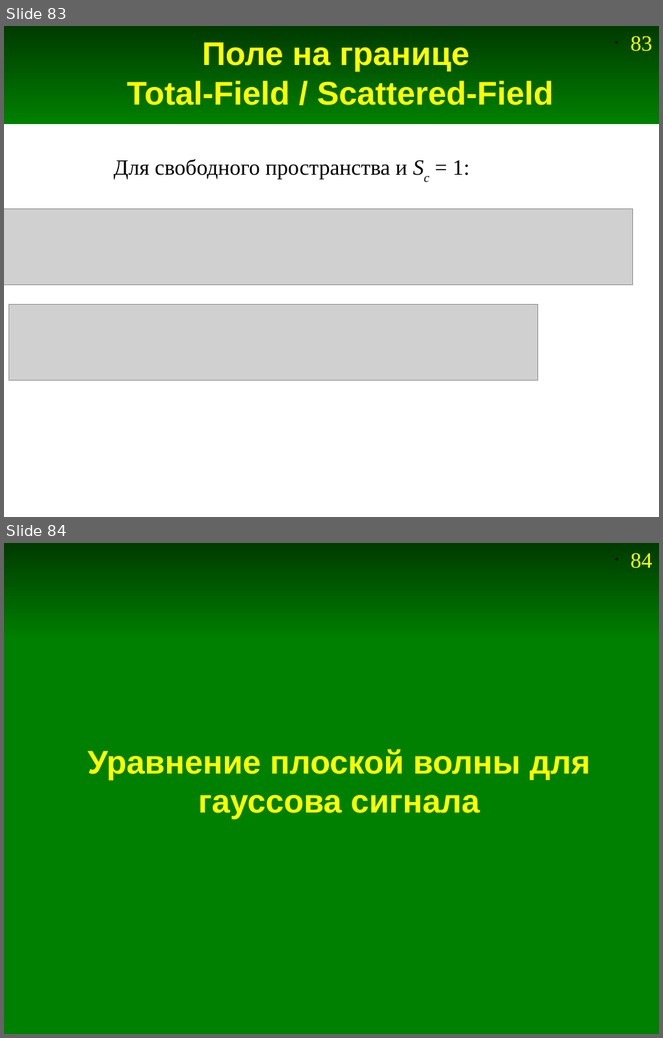
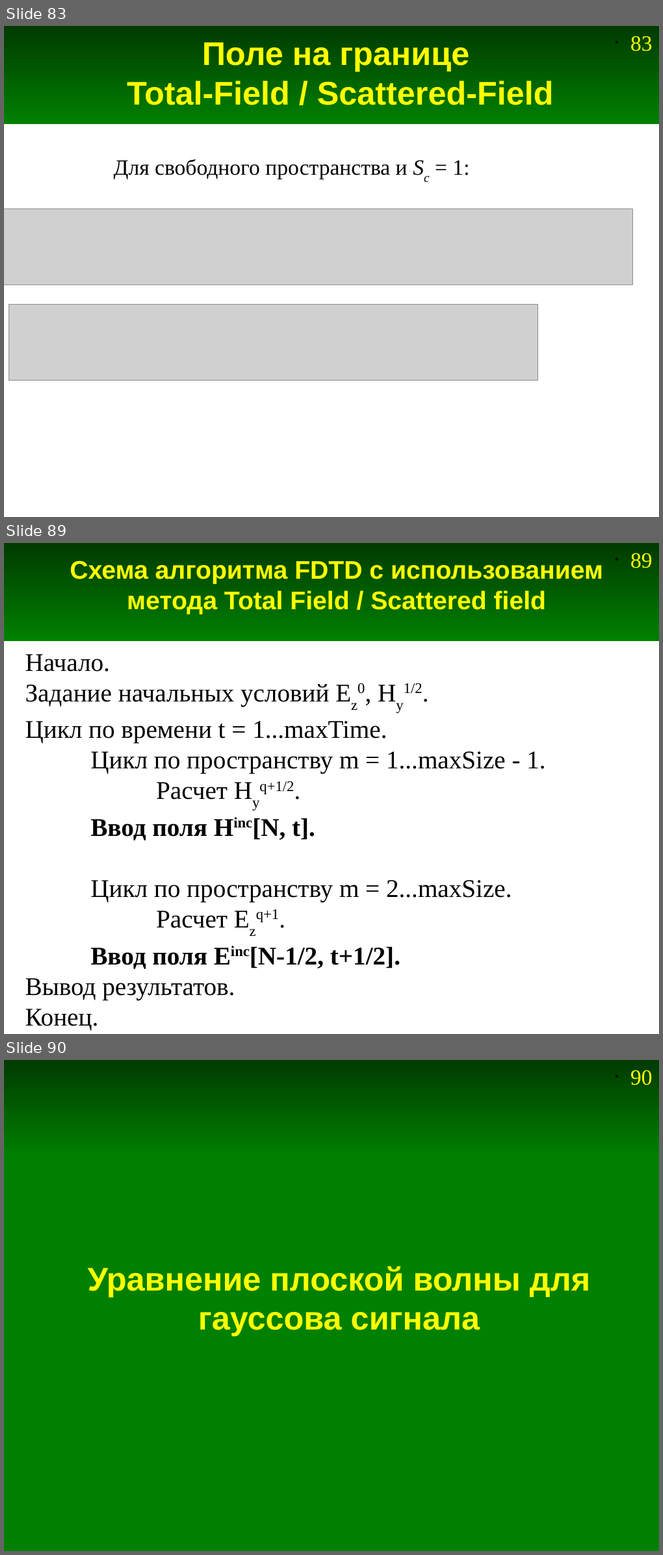
Before and after one commit to andris0147sv/modelling, a slide deck: presentations/2. FDTD.odp. Shown one above the other, each under a label of ours: slides 83 and 84 before the commit, slides 83, 89 and 90 after it; the slides between them are not shown. The pictures are 663x1038 and 663x1555 pixels, drawn with LibreOffice and Linux fonts; fonts in the diff are those of the drawing; grey boxes stand for pictures. Boxes give left, top, right and bottom in pixels: in the first picture for what was removed or moved away, otherwise in the second. Text is boxed around its words. In the diff, an @@ line names an element or a change of style, - is before the commit and + after.

```diff
--- a/presentations/2. FDTD.odp
+++ b/presentations/2. FDTD.odp
@@ slide 89 added at (4,543,659,1034), background #FFFFFF; not listed: 2 template elements that a slide beside it also shows @@
@@ title added at (70,561,603,615), 28 pt, text #FFFF00, bold @@
+Схема алгоритма FDTD с использованием метода Total Field / Scattered field
@@ text added at (25,654,545,1031), 28 pt, text #000000 @@
+Начало.
+Задание начальных условий Ez0, Hy1/2.
+Цикл по времени t = 1...maxTime.
+Цикл по пространству m = 1...maxSize - 1.
+Расчет Hyq+1/2.
+Ввод поля Hinc[N, t].
+Цикл по пространству m = 2...maxSize.
+Расчет Ezq+1.
+Ввод поля Einc[N-1/2, t+1/2].
+Вывод результатов.
+Конец.
@@ what was slide 84 is now slide 90 @@
@@ page number at (631,1070,653,1085): text changed @@
-• 84
+• 90
```
Also in this commit, not shown: 4 slides changed, 6 other slides added, 2 slides removed, 8 other files.
